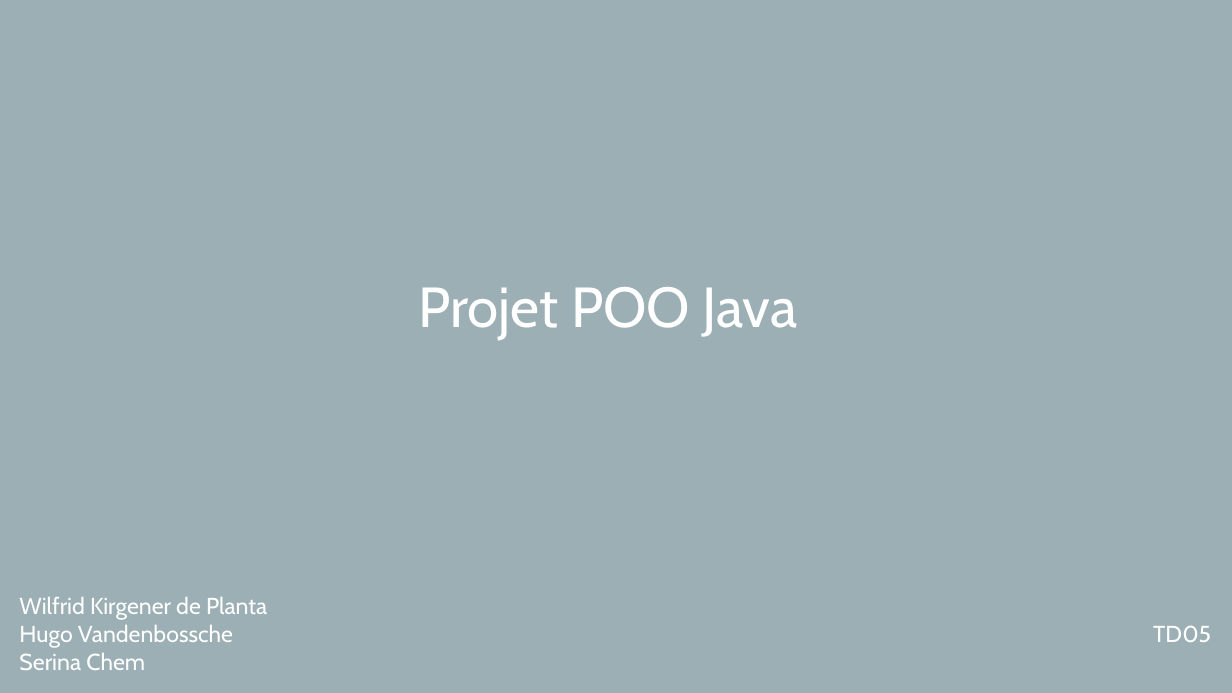
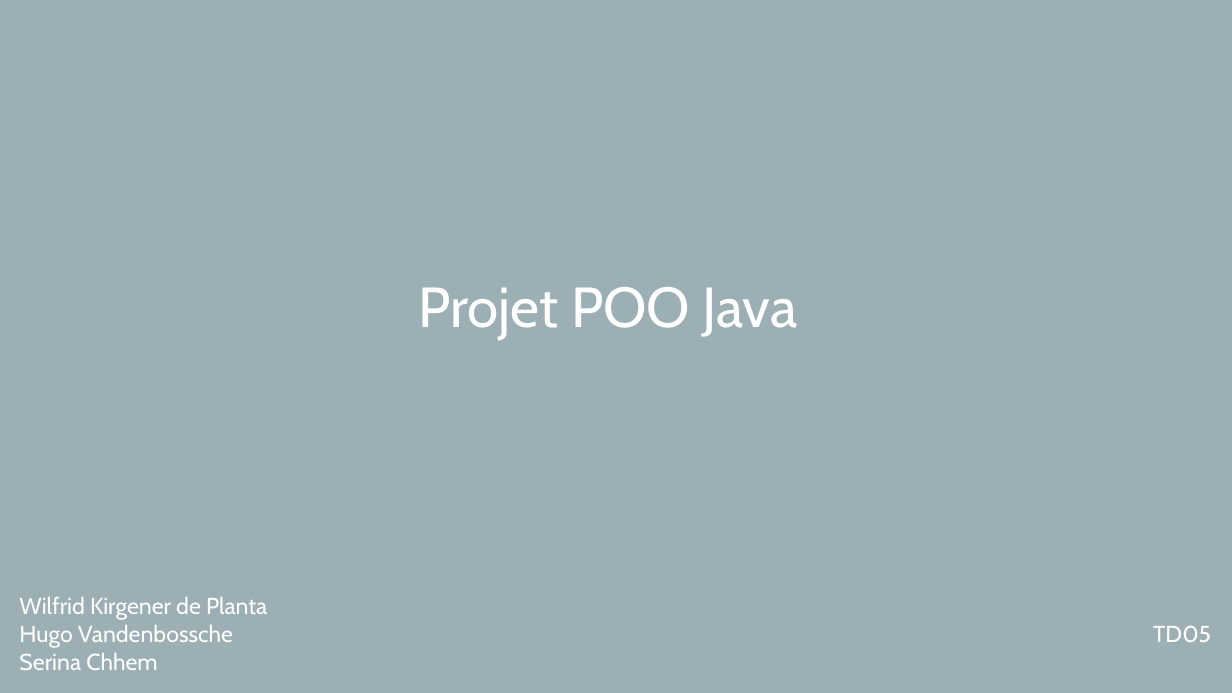
Before and after one commit to serina-chhem/gestionEcole, a slide deck: slide 1 of Presentation POO Java.pptx. Drawn at 1232x693 pixels with LibreOffice and Linux fonts; fonts in the diff are those of the drawing. Boxes give left, top, right and bottom in pixels: in the first picture for what was removed or moved away, otherwise in the second. Text is boxed around its words. In the diff, an @@ line names an element or a change of style, - is before the commit and + after.

```diff
--- a/Presentation POO Java.pptx
+++ b/Presentation POO Java.pptx
@@ text at (19,653,157,670): text changed @@
-Serina Chem
+Serina Chhem
```
Also in this commit, not shown: 29 other files.
